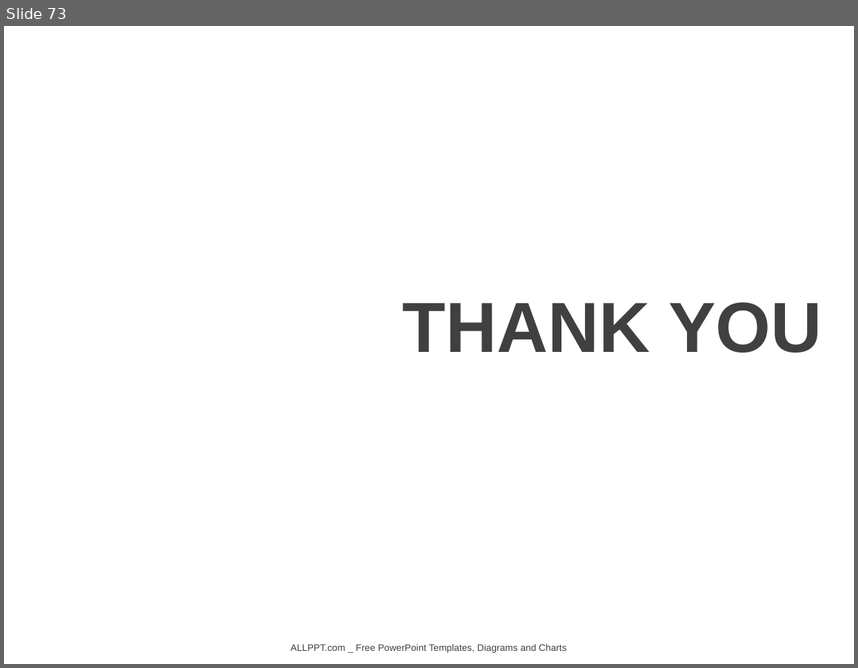
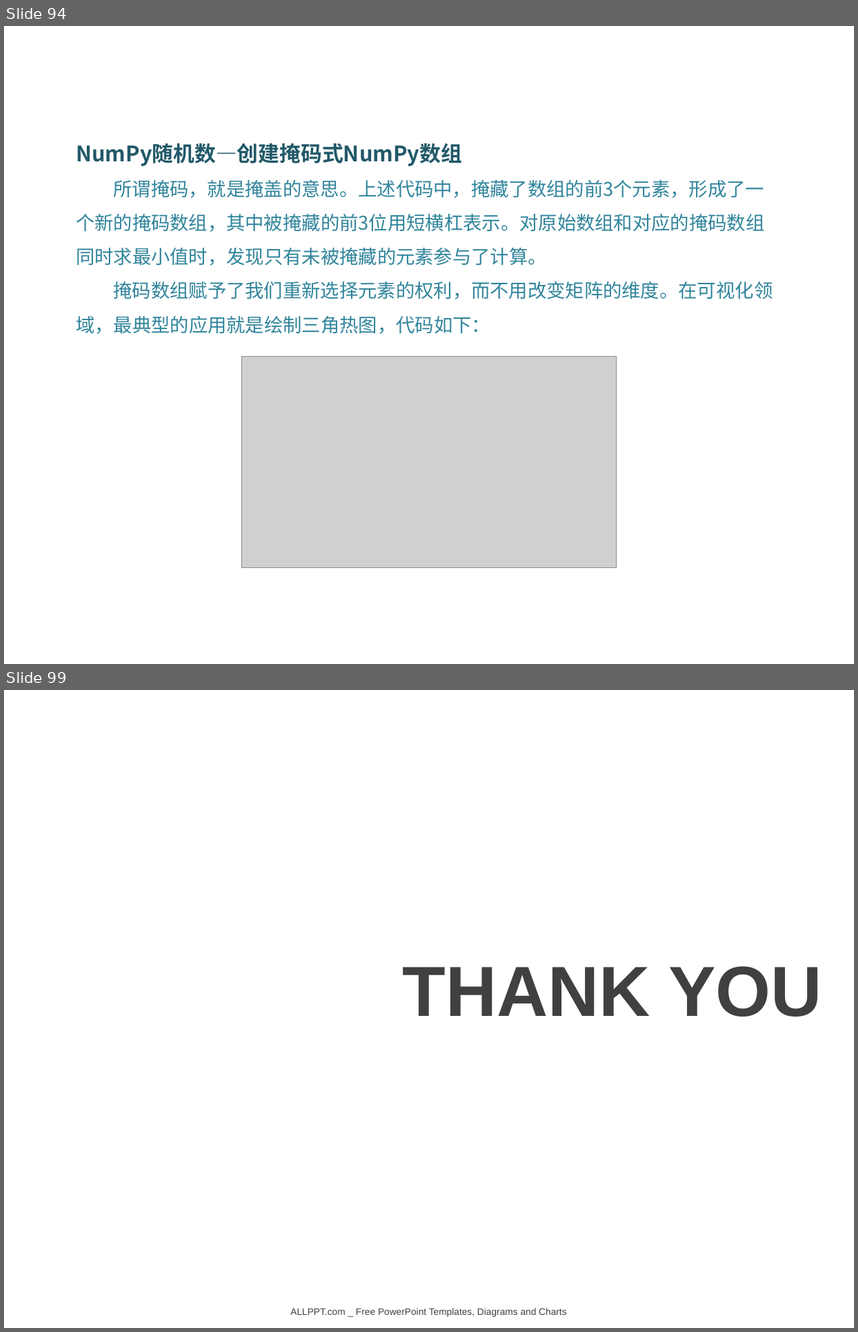
Before and after one commit to DataScienceCoding/Python-Data-Analysis, a slide deck: Python-Data-Analysis.pptx. Shown one above the other, each under a label of ours: slide 73 before the commit, slides 94 and 99 after it; the slides between them are not shown. The pictures are 858x668 and 858x1332 pixels, drawn with LibreOffice and Linux fonts; fonts in the diff are those of the drawing; grey boxes stand for pictures; background and template pictures are left out. Boxes give left, top, right and bottom in pixels: in the first picture for what was removed or moved away, otherwise in the second. Text is boxed around its words. In the diff, an @@ line names an element or a change of style, - is before the commit and + after.

```diff
--- a/Python-Data-Analysis.pptx
+++ b/Python-Data-Analysis.pptx
@@ slide 94 added at <box>4,26,854,664</box>, background picture (left out) @@
@@ text added at <box>76,143,773,334</box>, 16 pt, text #31859C @@
+NumPy随机数—创建掩码式NumPy数组
+所谓掩码，就是掩盖的意思。上述代码中，掩藏了数组的前3个元素，形成了一个新的掩码数组，其中被掩藏的前3位用短横杠表示。对原始数组和对应的掩码数组同时求最小值时，发现只有未被掩藏的元素参与了计算。
+掩码数组赋予了我们重新选择元素的权利，而不用改变矩阵的维度。在可视化领域，最典型的应用就是绘制三角热图，代码如下：
@@ picture added at <box>242,357,617,568</box> @@
@@ what was slide 73 is now slide 99 @@
```
Also in this commit, not shown: 25 other slides added, 6 other files.
